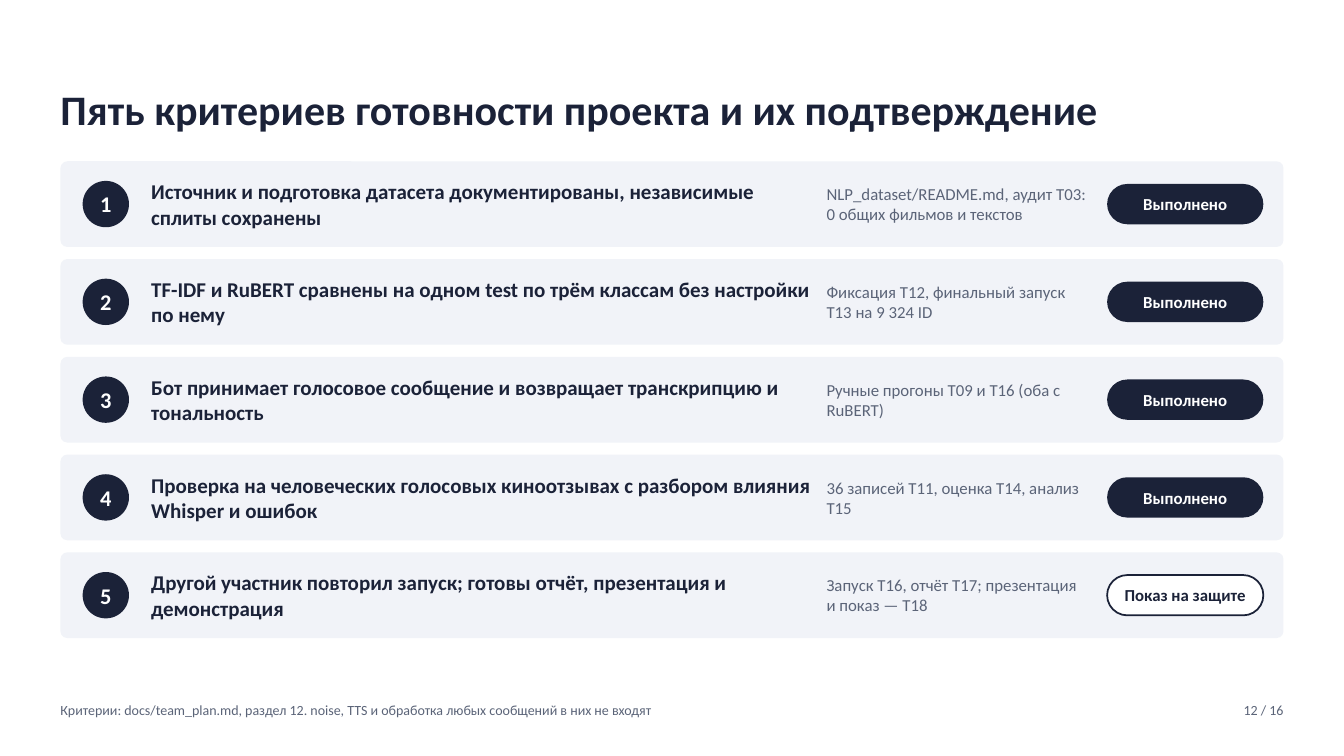
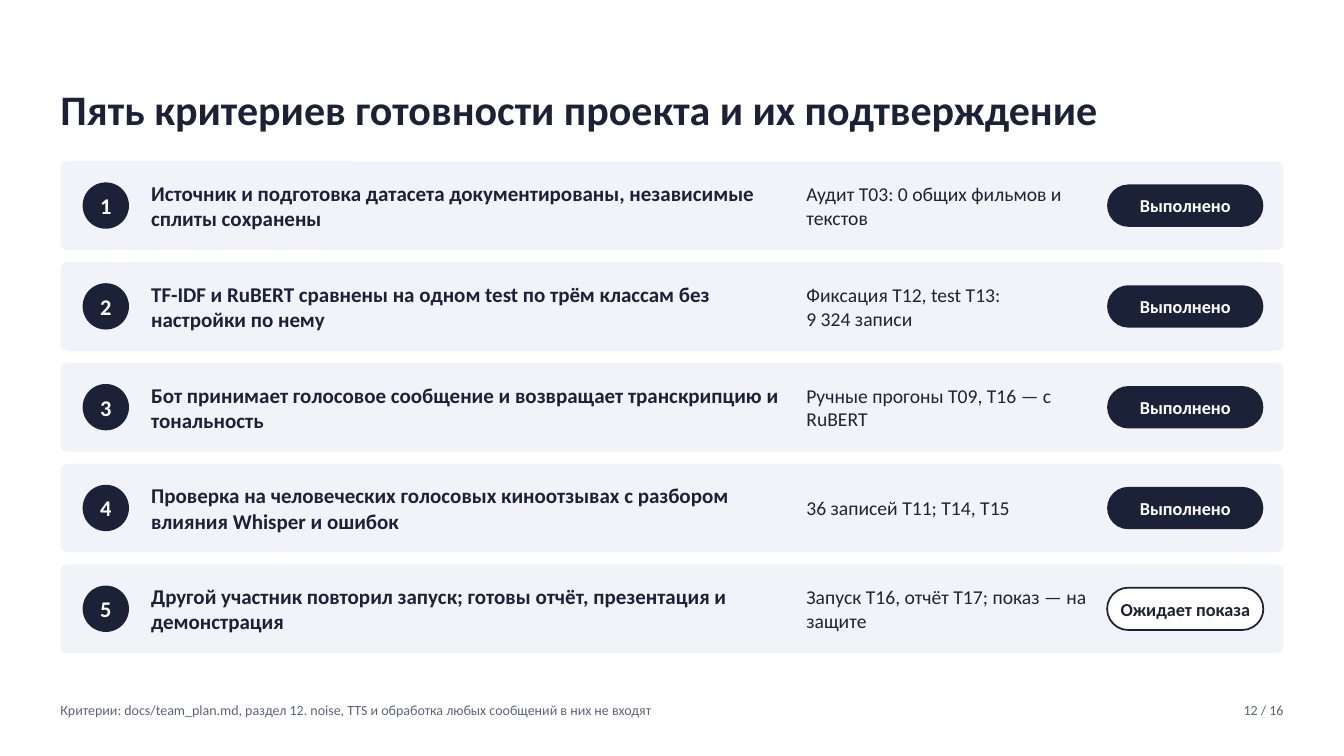
Before and after one commit to ksdergach/ru-review-sentiment-bot, a slide deck: slide 12 of docs/defense/T18_presentation.pptx. Drawn at 1344x756 pixels with LibreOffice and Linux fonts; fonts in the diff are those of the drawing. Boxes give left, top, right and bottom in pixels: in the first picture for what was removed or moved away, otherwise in the second. Text is boxed around its words. In the diff, an @@ line names an element or a change of style, - is before the commit and + after.

```diff
--- a/docs/defense/T18_presentation.pptx
+++ b/docs/defense/T18_presentation.pptx
@@ text at bbox=[806, 187, 1062, 225]: text changed; size 12 to 14 pt; text colour #5B6478 to #1F2433 @@
-NLP_dataset/README.md, аудит T03: 0 общих фильмов и текстов
+Аудит T03: 0 общих фильмов и текстов
@@ text "TF-IDF и RuBERT сравнены на ..." rewrapped from bbox=[151, 282, 809, 326] to bbox=[151, 287, 710, 331] @@
@@ text at bbox=[806, 289, 1001, 326]: text changed; size 12 to 14 pt; text colour #5B6478 to #1F2433 @@
-Фиксация T12, финальный запуск T13 на 9 324 ID
+Фиксация T12, test T13: 9 324 записи
@@ 4 rounded rectangles, 1 ellipse: place and size @@
-4 rounded rectangles, 1 ellipse at bbox=[60, 259, 1284, 443]
+4 rounded rectangles, 1 ellipse at bbox=[60, 262, 1284, 452]
@@ text "Бот принимает голосовое сообщение и ...": place and size @@
-text "Бот принимает голосовое сообщение и ..." at bbox=[151, 380, 779, 420]
+text "Бот принимает голосовое сообщение и ..." at bbox=[151, 388, 779, 428]
@@ text at bbox=[806, 389, 1051, 426]: text changed; size 12 to 14 pt; text colour #5B6478 to #1F2433 @@
-Ручные прогоны T09 и T16 (оба с RuBERT)
+Ручные прогоны T09, T16 — с RuBERT
@@ rounded rectangle: place and size @@
-rounded rectangle at bbox=[60, 455, 1284, 540]
+rounded rectangle at bbox=[60, 464, 1284, 553]
@@ text "Проверка на человеческих голосовых киноотзывах ..." rewrapped from bbox=[151, 478, 810, 522] to bbox=[151, 488, 728, 533] @@
@@ text at bbox=[806, 501, 1009, 518]: text changed; size 12 to 14 pt; text colour #5B6478 to #1F2433 @@
-36 записей T11, оценка T14, анализ T15
+36 записей T11; T14, T15
@@ size 12 to 13 pt in 4 elements at bbox=[1107, 185, 1263, 227], bbox=[1107, 285, 1263, 328], bbox=[1107, 386, 1263, 429], bbox=[1107, 487, 1263, 529] @@
@@ 2 ellipses, 2 rounded rectangles: place and size @@
-2 ellipses, 2 rounded rectangles at bbox=[60, 376, 1284, 638]
+2 ellipses, 2 rounded rectangles at bbox=[60, 384, 1284, 653]
@@ text "Другой участник повторил запуск; готовы ...": place and size @@
-text "Другой участник повторил запуск; готовы ..." at bbox=[151, 575, 726, 620]
+text "Другой участник повторил запуск; готовы ..." at bbox=[151, 589, 726, 633]
@@ ellipse "5": place and size @@
-ellipse "5" at bbox=[83, 572, 129, 618]
+ellipse "5" at bbox=[83, 586, 129, 632]
@@ text at bbox=[806, 590, 1086, 632]: text changed; size 12 to 14 pt; text colour #5B6478 to #1F2433 @@
-Запуск T16, отчёт T17; презентация и показ — T18
+Запуск T16, отчёт T17; показ — на защите
@@ rounded rectangle "Ожидает показа": place and size @@
-rounded rectangle "Ожидает показа" at bbox=[1107, 575, 1263, 615]
+rounded rectangle "Ожидает показа" at bbox=[1107, 588, 1263, 630]
@@ text in rounded rectangle at bbox=[1121, 604, 1250, 619]: text changed; size 12 to 13 pt @@
-Показ на защите
+Ожидает показа
```
Also in this commit, not shown: 5 other slides changed, 4 other files.
